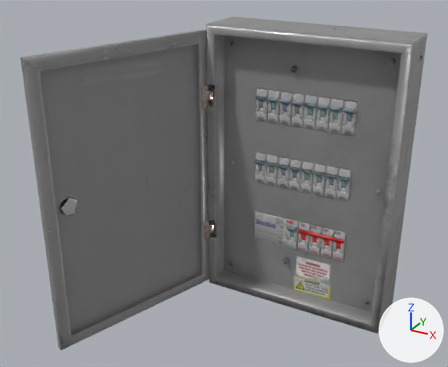
What one commit did to the glTF model public/models/powerBox.glb.
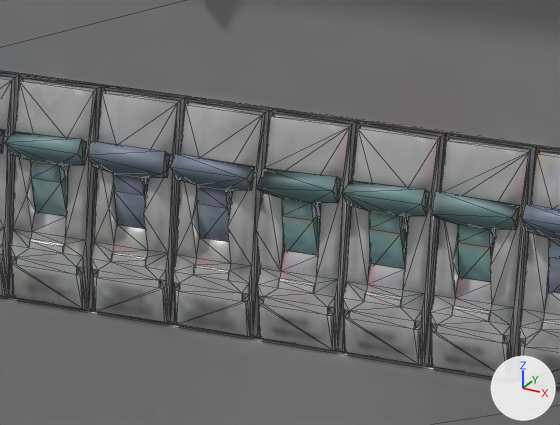
The first picture shows the older version from a 50 mm camera at (0.419, -0.802, 0.675) aimed at (-0.022, 0.0, 0.275). The close-ups show the older and then the newer version on the part from 59% to 78% of the width and 21% to 38% of the height of that picture. Only the edits that show in the close-ups are written down. Lighting does not change. The marker at lower right points along +X, +Y and +Z. The close-ups show mesh edges as thin lines. Where no turn or scale is listed for an object, it has been applied to the vertices. Vertices at exactly the same position are counted once.

Names of what the first close-up shows: 'power_box_01_box'.
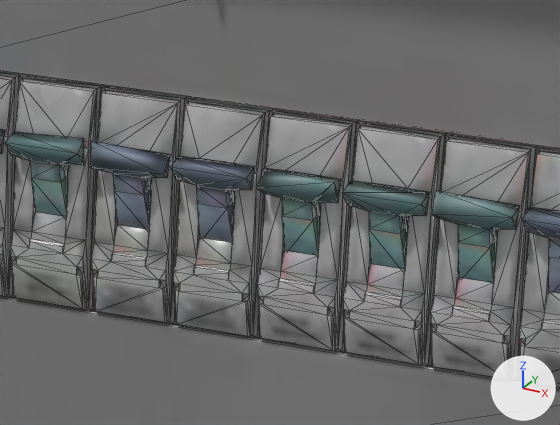
Boxes [x1, y1, x2, y2] around the edits, measured in the close-ups (560 x 425 px):
part 1 of me_cube_002, cut back
    before: [0, 132, 560, 337]
    after: [0, 130, 341, 203]

The change in detail:
me_cube_002 is used by ob_power_box_01_box; location (0.0581, 0.1522, 0.2516).
me_cube_002 had 2030 vertices, 3809 faces and spanned x -0.172..0.172, y -0.047..0.047, z -0.252..0.252.
me_cube_002 now has 2017 vertices, 3791 faces and spans x -0.172..0.172, y -0.047..0.047, z -0.252..0.252.
me_cube_002 part 1: 22 vertices removed from x -0.086..0.065, y -0.024..-0.013, z 0.114..0.191; 7 vertices added at x -0.091..0.018, y -0.024..-0.019, z 0.128..0.193.
Other edits to the shape of me_cube_002 do not show in these pictures.
